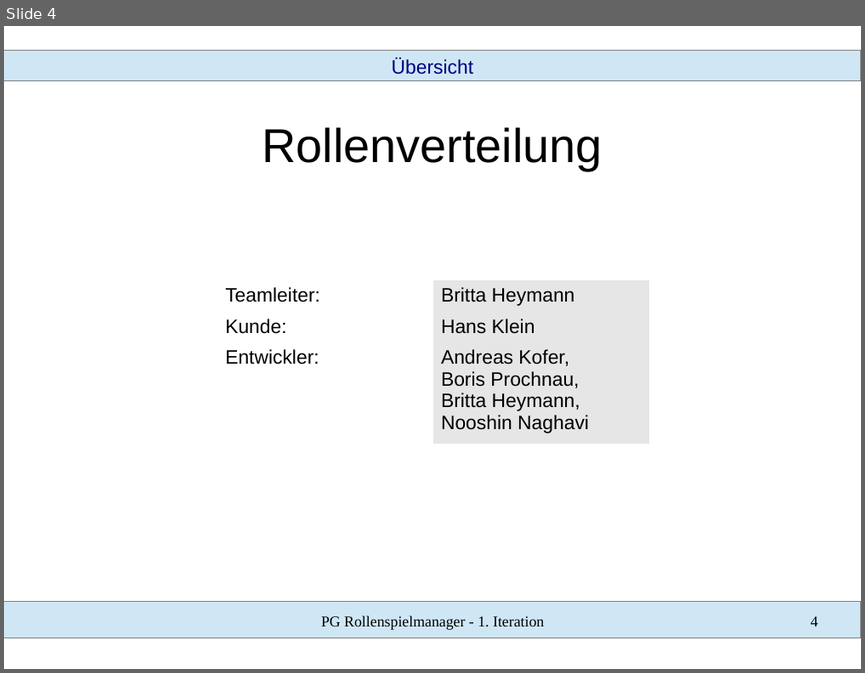
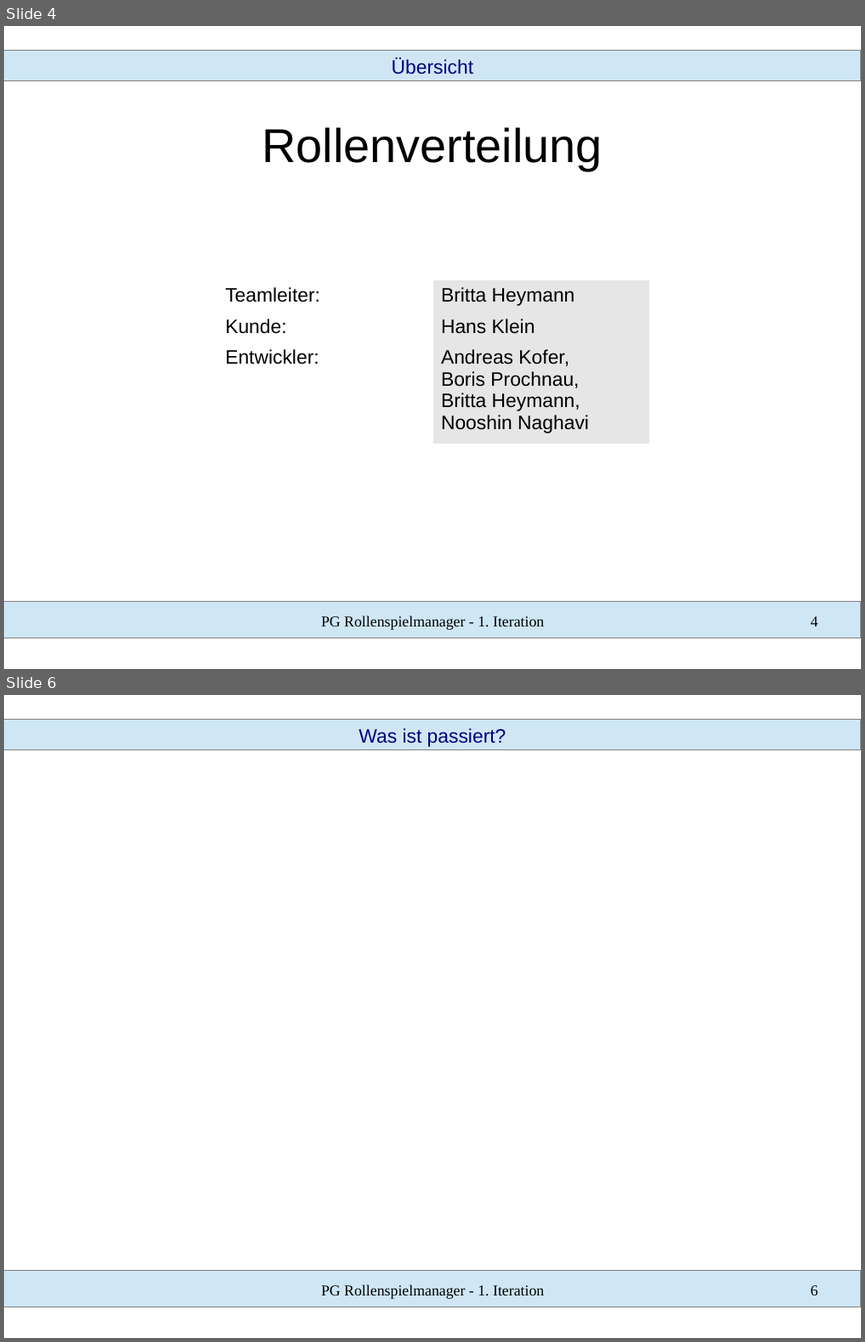
Before and after one commit to SWT-Projektgruppe-2015/Rollenspielmanager, a slide deck: Dokumente/01 Iteration/vortrag.odp. Shown one above the other, each under a label of ours: slide 4 before the commit, slides 4 and 6 after it; the slides between them are not shown. The pictures are 865x673 and 865x1342 pixels, drawn with LibreOffice and Linux fonts; fonts in the diff are those of the drawing. Boxes give left, top, right and bottom in pixels: in the first picture for what was removed or moved away, otherwise in the second. Text is boxed around its words. In the diff, an @@ line names an element or a change of style, - is before the commit and + after.

```diff
--- a/Dokumente/01 Iteration/vortrag.odp
+++ b/Dokumente/01 Iteration/vortrag.odp
@@ slide 6 added at [4, 695, 861, 1338], background #FFFFFF; not listed: 2 template elements that a slide beside it also shows @@
@@ text added at [358, 728, 506, 747], 18 pt, text #000080 @@
+Was ist passiert?
@@ text added at [321, 1284, 544, 1299], 14 pt, text #000000 @@
+PG Rollenspielmanager - 1. Iteration
@@ page number added at [811, 1285, 818, 1295], 14 pt, text #000000 @@
+6
```
Also in this commit, not shown: 1 slide changed, 3 other slides added.
